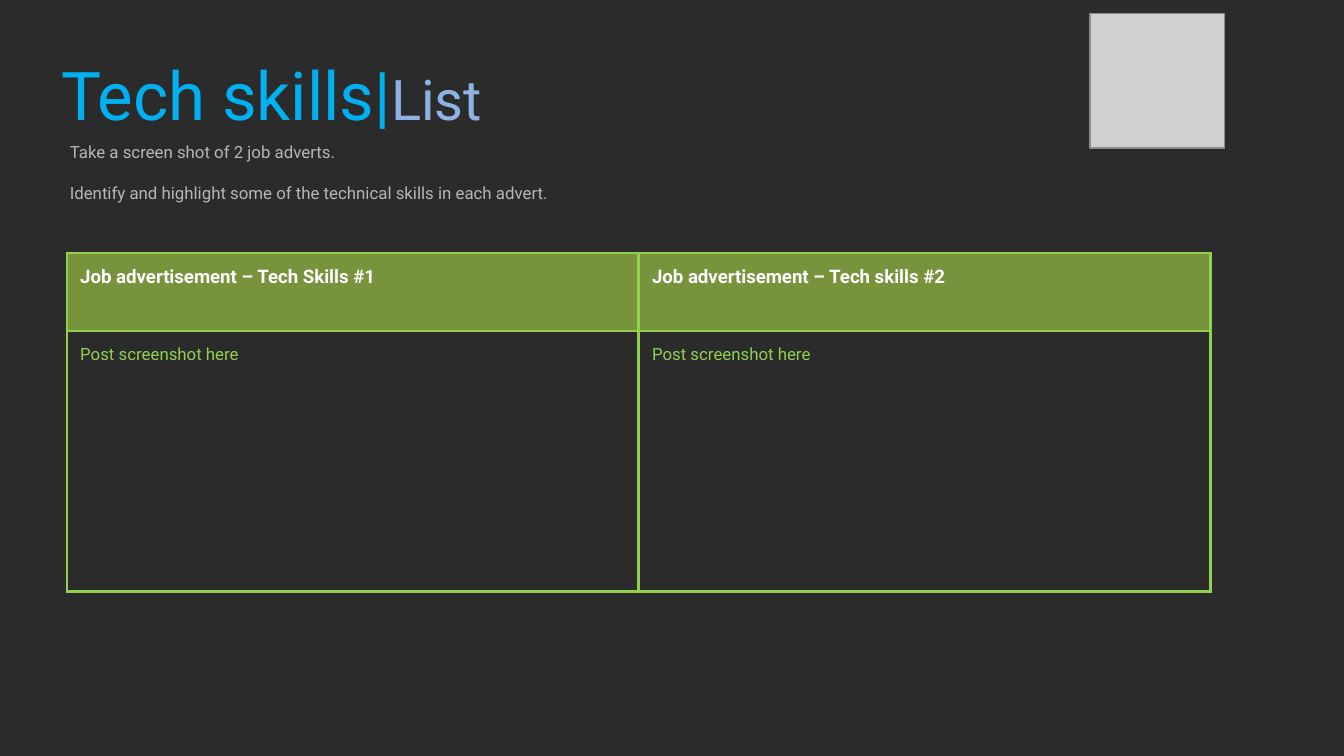
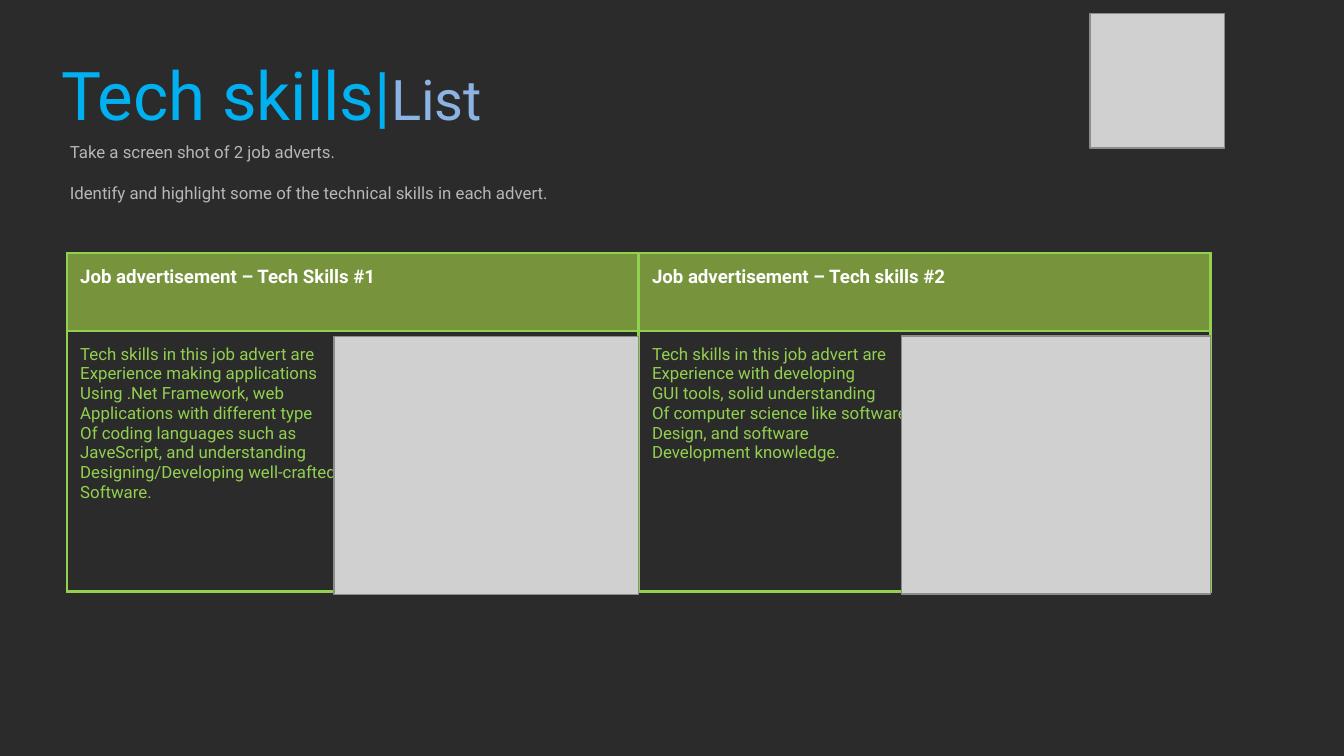
Before and after one commit to Ryszarder/ProfessionalStudies, a slide deck: slide 19 of 2021_Professional_Studies_1_BlakePeck.pptx. Drawn at 1344x756 pixels with LibreOffice and Linux fonts; fonts in the diff are those of the drawing; grey boxes stand for pictures; background and template pictures are left out; a plain dark background stands for a picture behind light text. Boxes give left, top, right and bottom in pixels: in the first picture for what was removed or moved away, otherwise in the second. Text is boxed around its words. In the diff, an @@ line names an element or a change of style, - is before the commit and + after.

```diff
--- a/2021_Professional_Studies_1_BlakePeck.pptx
+++ b/2021_Professional_Studies_1_BlakePeck.pptx
@@ table at [67,253,1210,594] @@
-row 2, column 1: Post screenshot here
+row 2, column 1: Tech skills in this job advert are / Experience making applications / Using .Net Framework, web / Applications with different type / Of coding languages such as / JaveScript, and understanding / Designing/Developing well-crafted / Software.
-row 2, column 2: Post screenshot here
+row 2, column 2: Tech skills in this job advert are / Experience with developing / GUI tools, solid understanding / Of computer science like software / Design, and software / Development knowledge.
@@ picture added at [335,336,640,594] @@
@@ picture added at [902,336,1211,594] @@
```
Also in this commit, not shown: 3 other slides changed.
